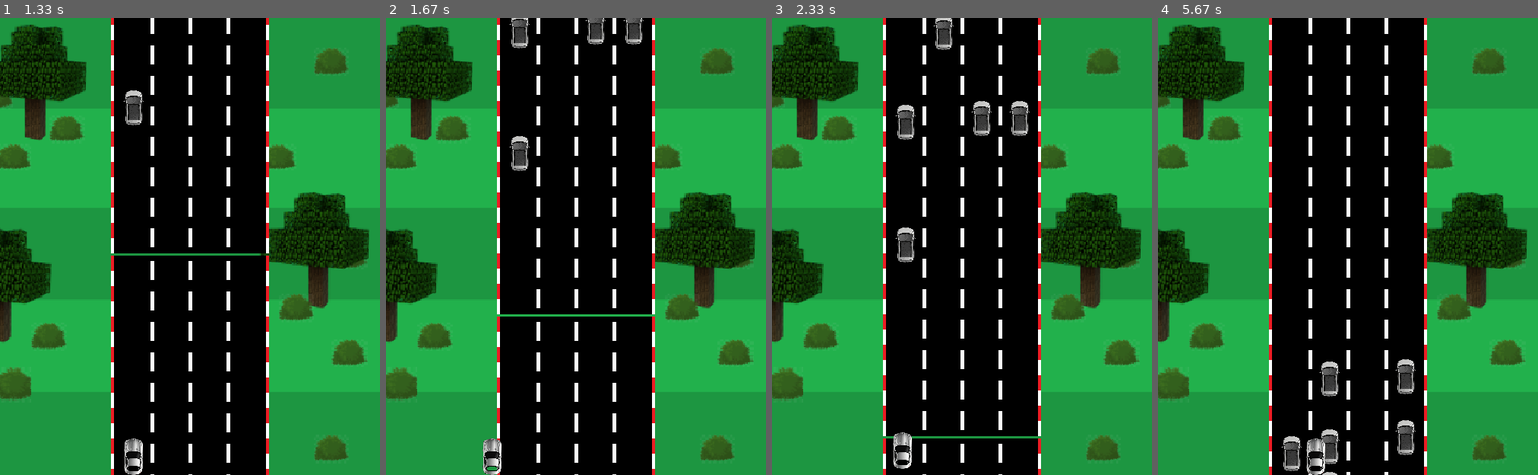
Above: before the commit, frames 1-4 (left to right).
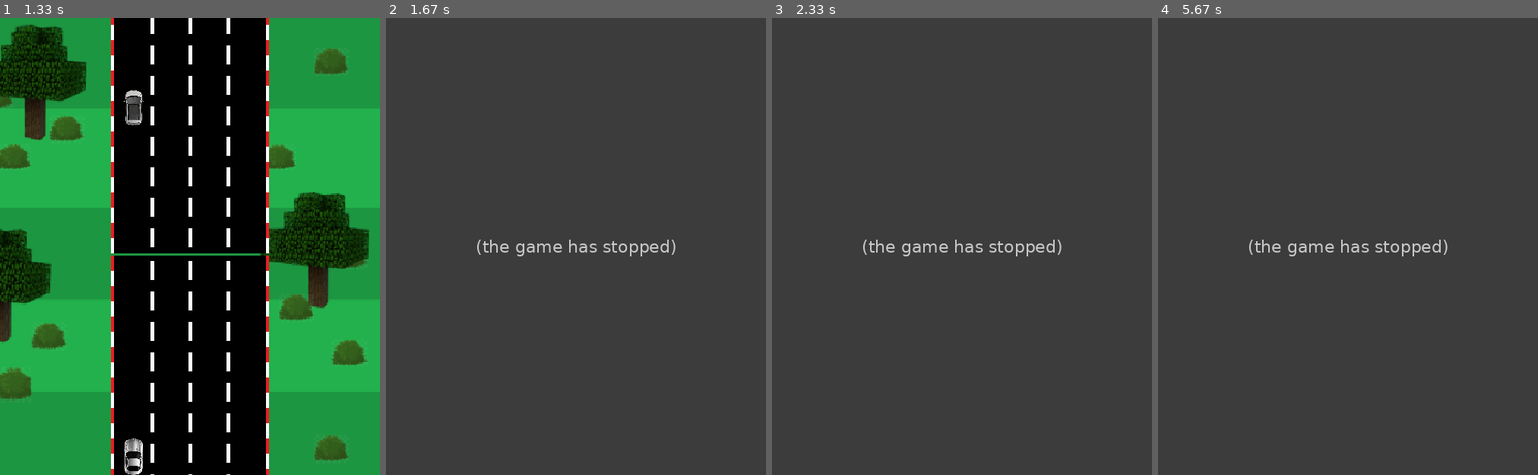
Above: after the commit, the same moments.

Repository: ferclima/pygame
Game: pygame game, started from codigo do jogo.py
The game is run twice, just before and just after one commit, with the same random seed, the same clock (stepped at 60 frames per second) and the same inputs.
Inputs:
- Up to frame 1 (1.33 s): hold Left 0.33-0.87 s; hold Down 0.9-1.2 s; hold Left from 1.23 s (still down)
- Up to frame 2 (1.67 s): release Left at 1.63 s
- Up to frame 3 (2.33 s): hold Up 1.67-2.03 s; hold Right from 2.07 s (still down)
- Up to frame 4 (5.67 s): release Right at 2.7 s; hold Down 2.73-3.1 s; hold Left 3.13-3.6 s; hold Right 3.63-4.1 s; hold Up 4.13-4.43 s; hold Right 4.47-4.93 s; hold Left 4.97-5.5 s; hold Down from 5.53 s (still down)

Frame 1 is identical in both runs. In frame 2, 99% of the frame differs, in the area x 0-100%, y 0-100%; in frame 3, 99%; in frame 4, 99%.
After the commit the program exited at 1.58 s; later frames show no game.

Commit message:
consequencais

Diff:
--- a/codigo do jogo.py
+++ b/codigo do jogo.py
@@ -144,6 +144,9 @@
             if event.key == pygame.K_DOWN:
                 carro.speedy -= 4
 
+    if carro.rect.centerx > 354 or carro.rect.centerx < 146:
+        game = False
+
 
     all_pistas.update()
     all_npcs.update()
